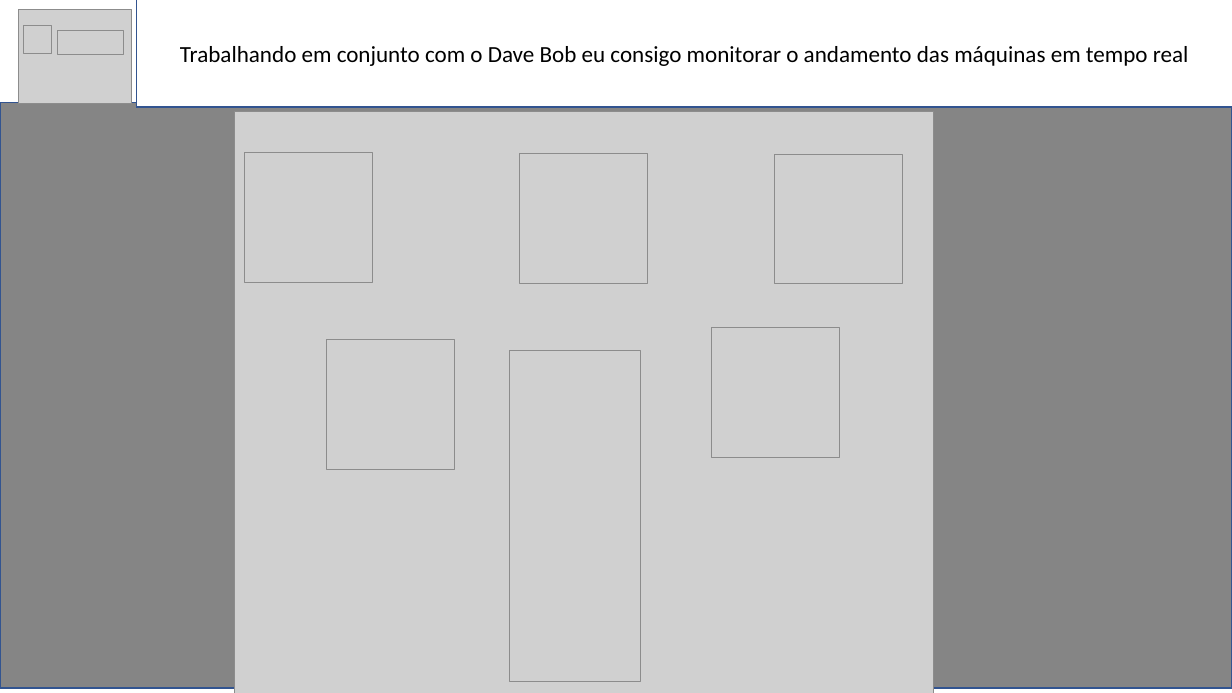
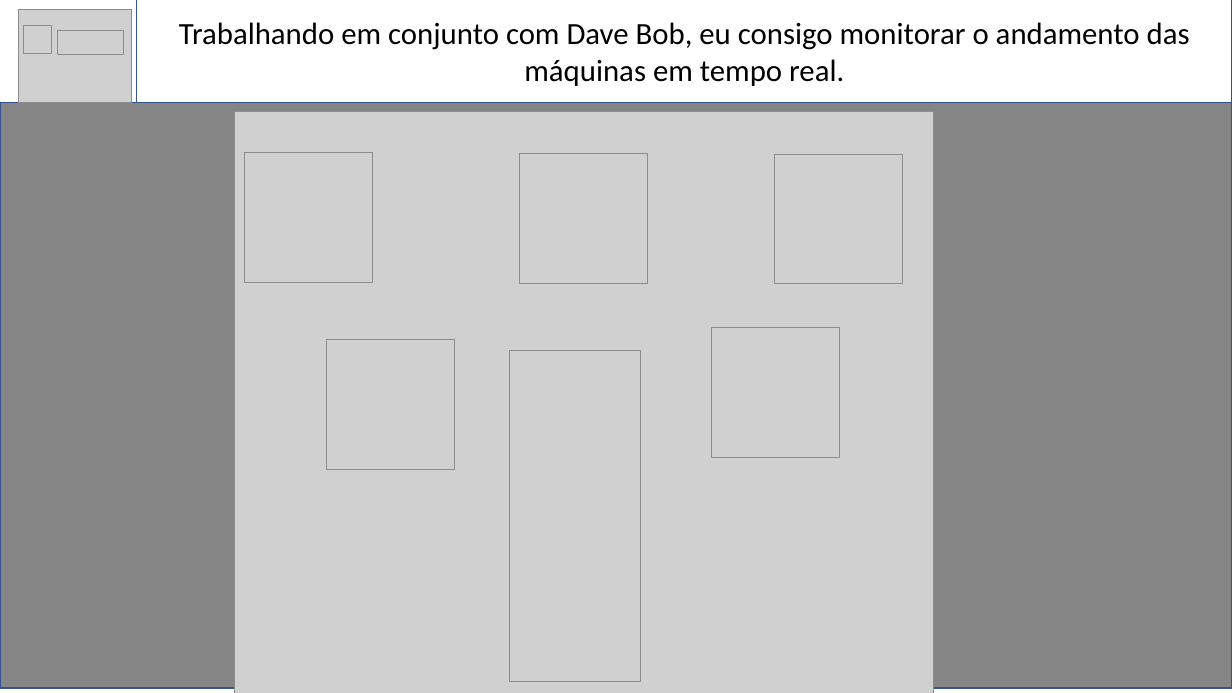
Before and after one commit to BandTec/primelloteirs, a slide deck: slide 4 of Documentacao/StoryBoard_KPRunnin'.pptx. Drawn at 1232x693 pixels with LibreOffice and Linux fonts; fonts in the diff are those of the drawing; grey boxes stand for pictures. Boxes give left, top, right and bottom in pixels: in the first picture for what was removed or moved away, otherwise in the second. Text is boxed around its words. In the diff, an @@ line names an element or a change of style, - is before the commit and + after.

```diff
--- a/Documentacao/StoryBoard_KPRunnin'.pptx
+++ b/Documentacao/StoryBoard_KPRunnin'.pptx
@@ rectangle "Trabalhando em conjunto com Dave ...": place and size @@
-rectangle "Trabalhando em conjunto com Dave ..." at <box>137,0,1232,107</box>
+rectangle "Trabalhando em conjunto com Dave ..." at <box>137,0,1232,103</box>
@@ text in rectangle at <box>179,22,1190,86</box>: text changed; size 18 to 24 pt @@
-Trabalhando em conjunto com o Dave Bob eu consigo monitorar o andamento das máquinas em tempo real
+Trabalhando em conjunto com Dave Bob, eu consigo monitorar o andamento das máquinas em tempo real.
```
Also in this commit, not shown: 7 other slides changed.
